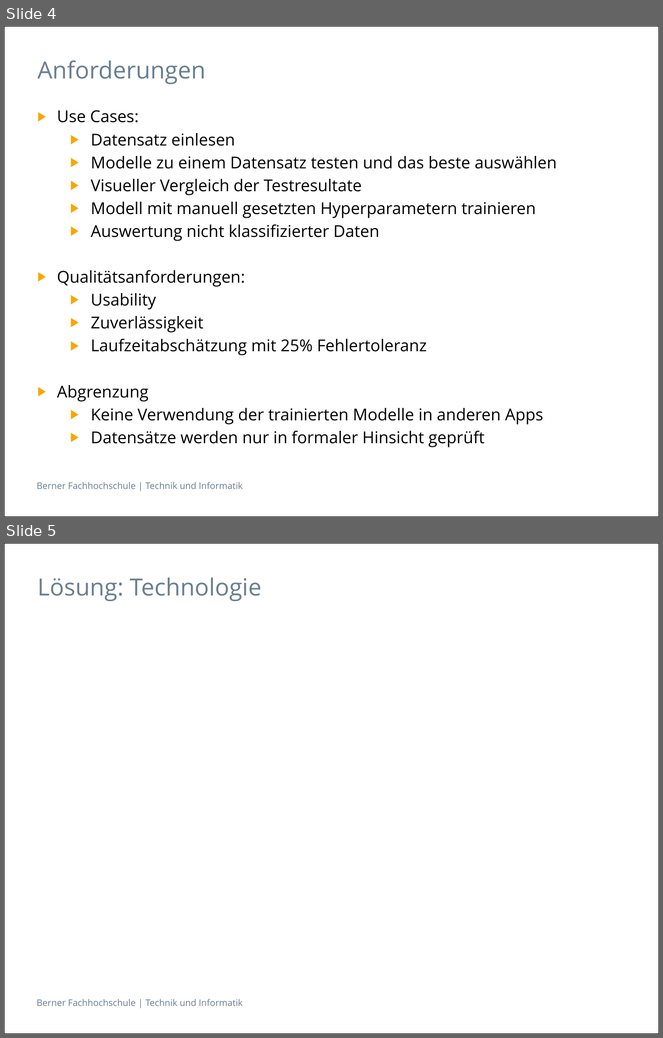
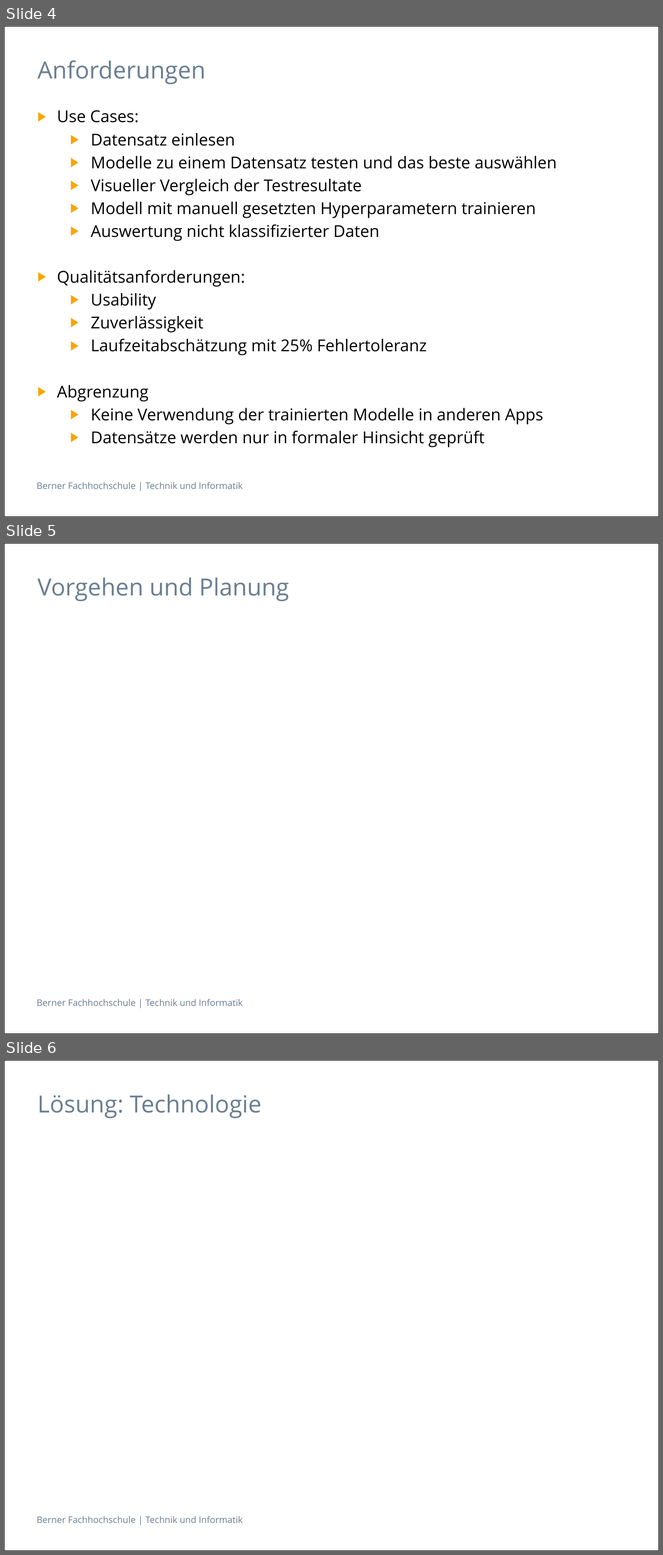
Before and after one commit to lukaszoller/hyperOptimize, a slide deck: 1 Requirements/Final Presentation.pptx. Shown one above the other, each under a label of ours: slides 4 and 5 before the commit, slides 4, 5 and 6 after it. The pictures are 663x1038 and 663x1555 pixels, drawn with LibreOffice and Linux fonts; fonts in the diff are those of the drawing. Boxes give left, top, right and bottom in pixels: in the first picture for what was removed or moved away, otherwise in the second. Text is boxed around its words. In the diff, an @@ line names an element or a change of style, - is before the commit and + after.

```diff
--- a/1 Requirements/Final Presentation.pptx
+++ b/1 Requirements/Final Presentation.pptx
@@ slide 5 added at (x1=4, y1=543, x2=659, y2=1034), background #FFFFFF; not listed: 2 template elements that a slide beside it also shows @@
@@ title added at (x1=37, y1=577, x2=289, y2=601), 26 pt, text #697D91 @@
+Vorgehen und Planung
@@ what was slide 5 is now slide 6 @@
```
Also in this commit, not shown: 1 slide changed, 1 other file.
